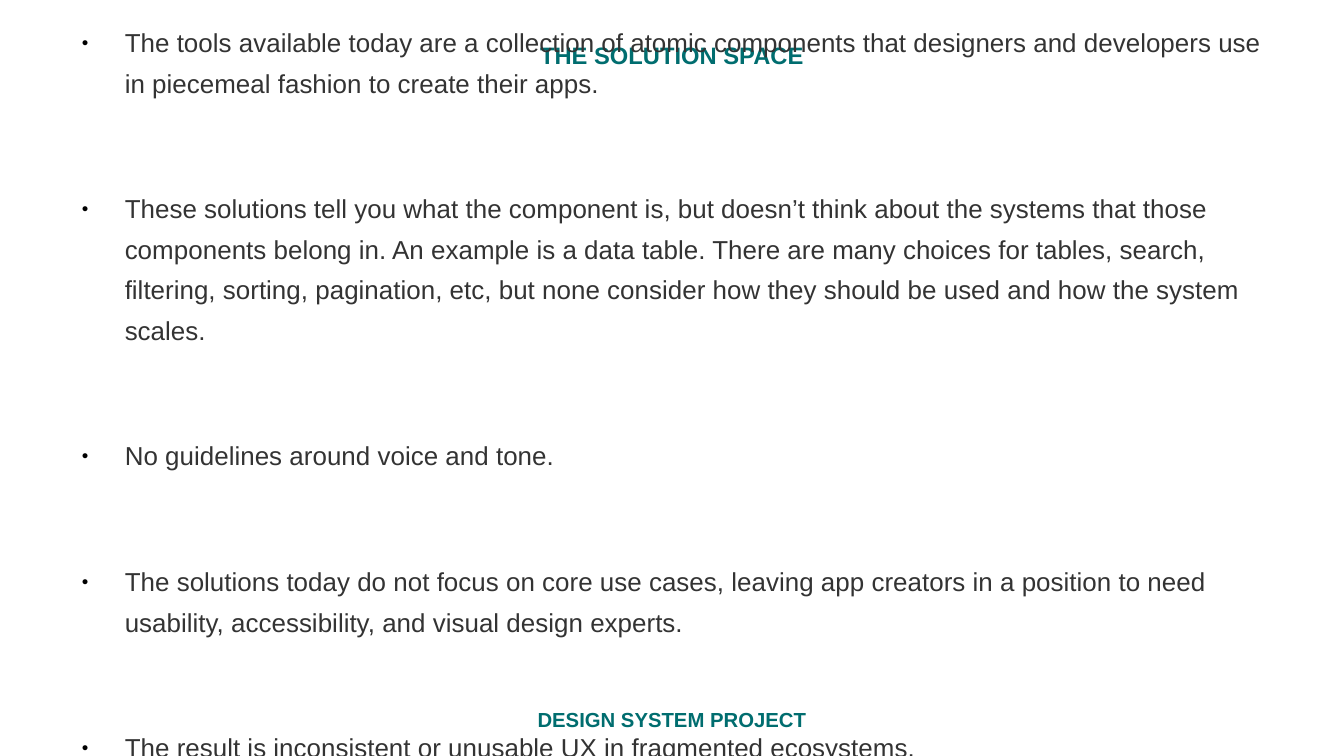
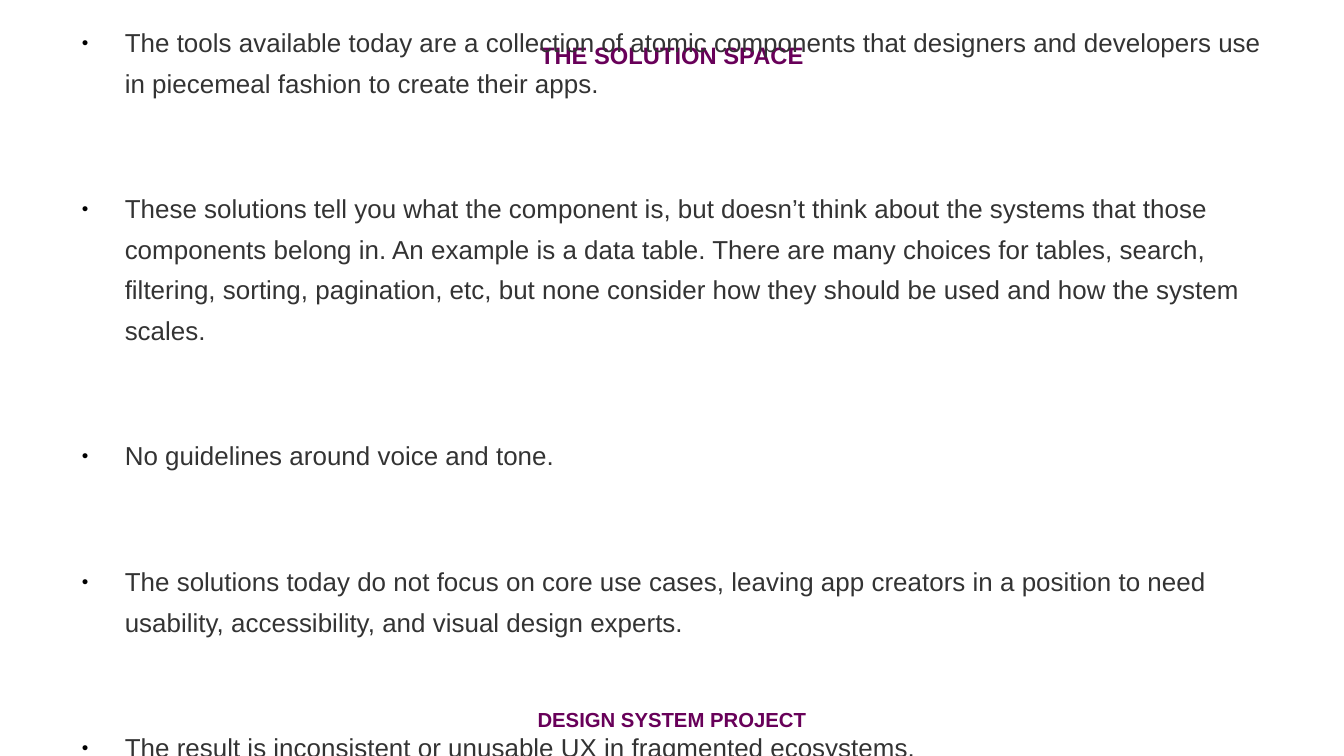
Before and after one commit to Dottenpixel/design-system-1, a slide deck: slide 4 of Project Overview.odp. Drawn at 1344x756 pixels with LibreOffice and Linux fonts; fonts in the diff are those of the drawing. Boxes give left, top, right and bottom in pixels: in the first picture for what was removed or moved away, otherwise in the second. Text is boxed around its words. In the diff, an @@ line names an element or a change of style, - is before the commit and + after.

Commit message:
Project overview
Added a mock for the homepage.

```diff
--- a/Project Overview.odp
+++ b/Project Overview.odp
@@ title "THE SOLUTION SPACE" at bbox=[540, 45, 803, 65]: text colour #006D6F to #680059 @@
@@ title "DESIGN SYSTEM PROJECT" at bbox=[538, 712, 806, 728]: text colour #006D6F to #680059 @@
```
Also in this commit, not shown: 6 other slides changed.
